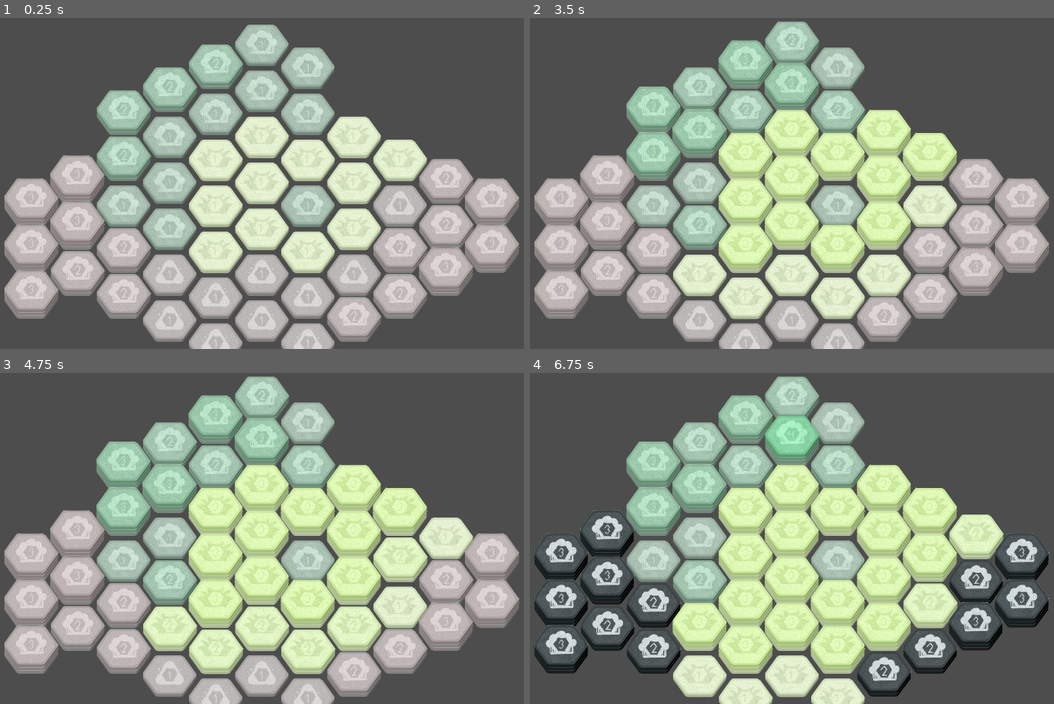
Above: before the commit, frames 1-4 (two rows, left to right).
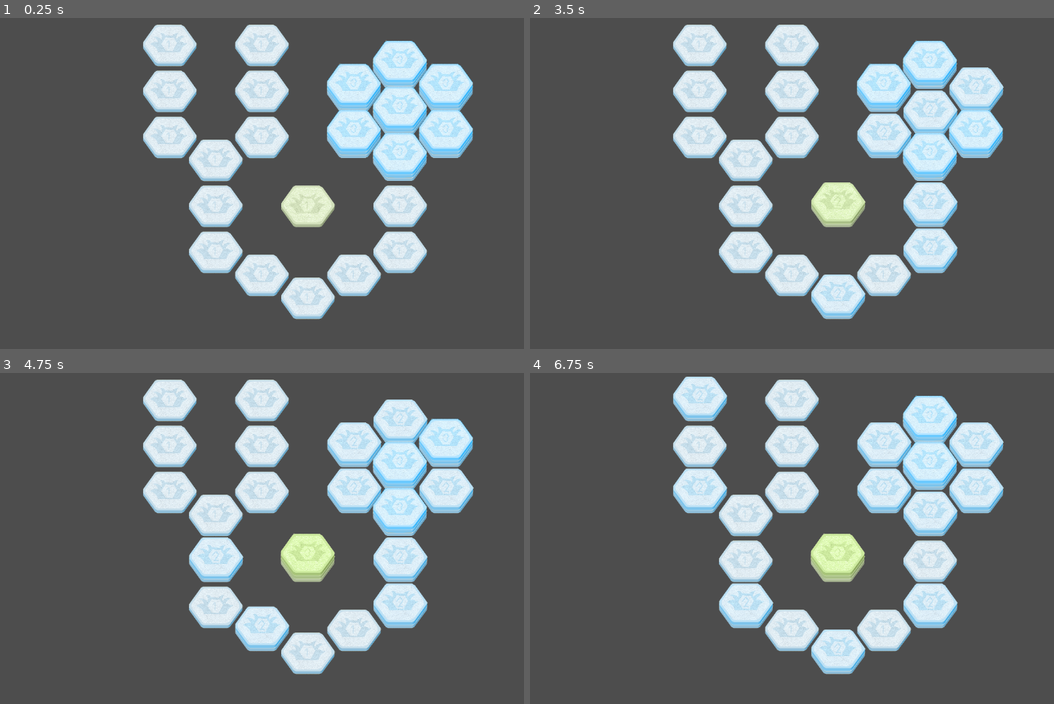
Above: after the commit, the same moments.

Repository: verityley/TheLastBeeastion
Game: Godot game, scene res://Scenes/Stages/World/world_map.tscn
Same seed, same stepped clock (60 frames per second), same inputs: the game is played once before the commit and once after it. The project has no main scene, so this scene is started directly.
Inputs (mouse positions are in pixels of both pictures, inside the frame that each line leads up to):
- Up to frame 1 (0.25 s): no input
- Up to frame 2 (3.5 s): tap Enter at 0.5, 2.75 s; move the mouse to (938, 166) at 0.52 s; tap Space (ProgressTurn) at 0.6, 1.25, 1.55, 2.1, 2.85 s; move the mouse to (687, 200) at 1.27 s; click (687, 200) at 1.35 s; move the mouse to (865, 110) at 2.02 s; move the mouse to (776, 249) at 2.77 s
- Up to frame 3 (4.75 s): move the mouse to (455, 588) at 3.52 s; press the mouse at (455, 588) at 3.53 s; tap Space (ProgressTurn) at 3.8, 4.25, 4.35 s; move the mouse to (99, 488) at 4.27 s; release the mouse at (99, 488) at 4.28 s
- Up to frame 4 (6.75 s): tap Enter at 5 s; move the mouse to (839, 538) at 5.02 s; tap Space (ProgressTurn) at 5.1, 6.05, 6.5, 6.6 s; move the mouse to (718, 455) at 5.77 s; click (718, 455) at 5.85 s; move the mouse to (938, 521) at 6.52 s

The runs differ from the first frame. In frame 1, 61% of the frame differs, in the area x 0-100%, y 2-100%; in frame 2, 65%; in frame 3, 65%, in the area x 0-100%, y 1-100%; in frame 4, 57%.

Commit message:
Water Simulation?!?

Diff:
--- a/Scenes/Stages/Autoloads/HexDatabase.tscn
+++ b/Scenes/Stages/Autoloads/HexDatabase.tscn
@@ -1,10 +1,11 @@
-[gd_scene load_steps=6 format=3 uid="uid://gowwh5dt3n6i"]
+[gd_scene load_steps=7 format=3 uid="uid://gowwh5dt3n6i"]
 
 [ext_resource type="Script" path="res://Scenes/Stages/Autoloads/HexDatabase.gd" id="1_bw4k7"]
 [ext_resource type="Resource" uid="uid://dv4l2rsudo0eb" path="res://Scripts/Resources/Tiles/Brush.tres" id="2_esdhl"]
 [ext_resource type="Resource" uid="uid://dsd8phi1rvkwl" path="res://Scripts/Resources/Tiles/Forest.tres" id="3_iv45n"]
 [ext_resource type="Resource" uid="uid://be278mkdcaghn" path="res://Scripts/Resources/Tiles/Ash.tres" id="4_5teru"]
 [ext_resource type="Resource" uid="uid://byi2x38dlb0wo" path="res://Scripts/Resources/Tiles/Stone.tres" id="5_37fra"]
+[ext_resource type="Resource" uid="uid://cdba7e06nccya" path="res://Scripts/Resources/Tiles/Water.tres" id="5_80twm"]
 
 [node name="HexDatabase" type="Node"]
 script = ExtResource("1_bw4k7")
@@ -17,5 +18,5 @@
 "Garden": null,
 "Hive": null,
 "Stone": ExtResource("5_37fra"),
-"Water": null
+"Water": ExtResource("5_80twm")
 }
--- a/Scenes/Stages/World/world_map.tscn
+++ b/Scenes/Stages/World/world_map.tscn
@@ -6,6 +6,7 @@
 [ext_resource type="Script" path="res://Scripts/Debug/debugMap.gd" id="2_jc8hh"]
 [ext_resource type="Resource" uid="uid://be278mkdcaghn" path="res://Scripts/Resources/Tiles/Ash.tres" id="3_0wvqc"]
 [ext_resource type="Resource" uid="uid://byi2x38dlb0wo" path="res://Scripts/Resources/Tiles/Stone.tres" id="4_i4tqr"]
+[ext_resource type="Resource" uid="uid://cdba7e06nccya" path="res://Scripts/Resources/Tiles/Water.tres" id="4_xs311"]
 
 [sub_resource type="TileSetAtlasSource" id="TileSetAtlasSource_h4knm"]
 texture = ExtResource("1_21n8k")
@@ -44,6 +45,7 @@
 0:4/0 = 0
 0:4/0/texture_origin = Vector2i(0, 40)
 0:4/0/custom_data_0 = 1
+0:4/0/custom_data_1 = ExtResource("4_xs311")
 0:5/0 = 0
 0:5/0/texture_origin = Vector2i(0, 40)
 0:5/0/custom_data_0 = 1
@@ -71,6 +73,7 @@
 2:4/0 = 0
 2:4/0/texture_origin = Vector2i(0, 40)
 2:4/0/custom_data_0 = 3
+2:4/0/custom_data_1 = ExtResource("4_xs311")
 2:3/0 = 0
 2:3/0/texture_origin = Vector2i(0, 40)
 2:3/0/custom_data_0 = 3
@@ -88,6 +91,7 @@
 1:4/0 = 0
 1:4/0/texture_origin = Vector2i(0, 40)
 1:4/0/custom_data_0 = 2
+1:4/0/custom_data_1 = ExtResource("4_xs311")
 1:5/0 = 0
 1:5/0/texture_origin = Vector2i(0, 40)
 1:5/0/custom_data_0 = 2
@@ -114,7 +118,7 @@
 tile_set = SubResource("TileSet_20swi")
 format = 2
 layer_0/y_sort_enabled = true
-layer_0/tile_data = PackedInt32Array(-1, 0, 0, -2, 0, 0, 65534, 0, 0, 65535, 0, 0, 0, 0, 1, -65536, 0, 0, -65537, 0, 0, -65535, 0, 0, 1, 0, 0, 65536, 0, 0, -65534, 0, 0, 2, 0, 3, 131071, 0, 3, -131071, 0, 0, 131070, 0, 0, -3, 0, 1, 65533, 0, 1, -65539, 0, 1, -65538, 0, 1, -131073, 0, 1, -131072, 0, 1, -196608, 0, 1, -196609, 0, 1, -131074, 65536, 1, -131075, 65536, 1, -4, 65536, 1, 65532, 0, 1, -65540, 65536, 1, 196606, 0, 3, 131072, 0, 3, 65537, 0, 3, 65538, 65536, 3, -65533, 65536, 3, 196607, 0, 3, 3, 65536, 3, 131074, 65536, 3, 131073, 65536, 3, 196608, 0, 3, 65539, 131072, 3, 4, 131072, 3, 65540, 131072, 3, 262142, 0, 3, 196605, 0, 3, 131069, 0, 3, 131068, 65536, 3, 196604, 65536, 3, 131067, 65536, 3, 65531, 131072, 3, 196602, 131072, 3, 131066, 131072, 3, 65530, 131072, 3, -5, 131072, 3)
+layer_0/tile_data = PackedInt32Array(0, 0, 0, 65538, 0, 4, -65534, 131072, 4, 2, 0, 4, 65537, 0, 4, 131072, 0, 4, 131071, 0, 4, 131070, 0, 4, 65534, 0, 4, -2, 0, 4, -65537, 0, 4, -65539, 0, 4, -131075, 0, 4, -131073, 0, 4, -196609, 0, 4, -196611, 0, 4, -131070, 131072, 4, -131069, 131072, 4, -131071, 131072, 4, -196607, 131072, 4, -196606, 131072, 4, -196605, 131072, 4)
 script = ExtResource("2_jc8hh")
 
 [node name="Camera2D" type="Camera2D" parent="."]
--- a/Scripts/Board/Hex.gd
+++ b/Scripts/Board/Hex.gd
@@ -8,3 +8,4 @@
 var entityOnTile:Entity #Used for worker bees, specialists, or threats like sparks and enemies
 var counter:int #Used for turn timers and slower growths
 var topper:Sprite2D
+var flowTile
--- a/Scripts/Board/TileRuleset.gd
+++ b/Scripts/Board/TileRuleset.gd
@@ -12,14 +12,10 @@
 @export_category("Tile Tags") #These are tags don't do anything on their own, they're used for trigger checks by tiles
 @export var tagsDatabase:Dictionary
 
-@export_category("Interaction Rules") #These are the fields to input triggers, and which tiles or tags fit them.
+@export_category("Interaction Extras") #These are the fields to input triggers, and which tiles or tags fit them.
 #Unsure how to organize this yet, to make sure it calls the right functions if tiles or inputs are present
 #This may also be where resources are instead extended into subresources
-@export var trigTile:TileRuleset #if null, skip tile type triggers
-@export var trigTag:String #if null, skip tag type triggers
-@export var trigTurns:int #How many turns to countdown from. if null, skip time triggers
 @export var trigFlowTile:Vector2i #The coords of the tile that affected this one. Used for Water and Magma.
-@export var trigWorker:Entity
 
 
 func UpdateHex(map:WorldMap, coords:Vector2i):
--- /dev/null
+++ b/Scripts/Board/WaterRules.gd
@@ -0,0 +1,77 @@
+extends TileRuleset
+class_name WaterRules
+
+func UpdateHex(map:WorldMap, coords:Vector2i):
+	var neighbors = map.GetAllAdjacent(coords)
+
+	while neighbors.size() > 0:
+		prints(coords, neighbors)
+		var RNG = RandomNumberGenerator.new().randi_range(0, neighbors.size()-1)
+		var currentTile = neighbors.pop_at(RNG)
+		print("Flow: ", map.hexDatabase[currentTile].flowTile)
+		if !TileTrig(map, currentTile, HexTypes.type["Water"]) and !TagTrig(map, currentTile, "Damp"):
+			print("Removing non-water, non-damp tile at ", currentTile)
+			continue
+		if !CompareTrig(map, coords, currentTile, false):
+			print("Removing equal or higher tiles at ", currentTile)
+			continue
+		if map.hexDatabase[coords].flowTile != null:
+			if map.hexDatabase[coords].flowTile == currentTile:
+				print("Removing Flow Tile")
+				continue
+
+		print("After: ", neighbors)
+		print(currentTile)
+		map.ChangeStack(coords, -1)
+		map.ChangeStack(currentTile, 1)
+		map.hexDatabase[currentTile].flowTile = coords
+
+		map.updateOrder.erase(currentTile)
+		return
+	print("Loop Broke, no tile to flow to.")
+	#var neighbors = map.GetAllAdjacent(coords)
+	#var filteredNeighbors:Array = neighbors.duplicate()
+	#if map.hexDatabase[coords].flowTile == Vector2i(0,0) and map.hexDatabase[coords].stackCount == 1:
+		#return
+	#print(coords, " -> Coming from ", map.hexDatabase[coords].flowTile)
+	#print("Before: ", filteredNeighbors)
+	#for tile in filteredNeighbors: #Narrow down to only water or damp, and only smaller unblocked stacks
+		#if map.hexDatabase.has(tile):
+			#if map.hexDatabase[coords].flowTile == tile:
+				#print("Removing flow tile at ", tile)
+				#filteredNeighbors.erase(tile)
+				#continue
+			#if !TileTrig(map, tile, HexTypes.type["Water"]) and !TagTrig(map, tile, "Damp"):
+				#print("Removing non-water, non-damp tile at ", tile)
+				#filteredNeighbors.erase(tile)
+				#continue
+			#if TagTrig(map, tile, "Blocked"):
+				#print("Removing blocked tile at ", tile)
+				#filteredNeighbors.erase(tile)
+				#continue
+			#if CompareTrig(map, coords, tile, true):
+				#print("Removing equal or higher tiles at ", tile)
+				#filteredNeighbors.erase(tile)
+				#continue
+			#if map.hexDatabase[coords].stackCount == map.hexDatabase[tile].stackCount:
+				#print("Removing equal tiles at ", tile)
+				#filteredNeighbors.erase(tile)
+				#continue
+		#else:
+			#filteredNeighbors.erase(tile)
+	#print("After: ", filteredNeighbors)
+	#if filteredNeighbors.size() <= 0:
+		#print("No valid tiles to flow towards.")
+		#return
+	#print(filteredNeighbors.size()-1)
+	#print(filteredNeighbors)
+	#var RNG = RandomNumberGenerator.new().randi_range(0, filteredNeighbors.size()-1)
+	#var RNGtile = filteredNeighbors[RNG]
+	#if map.hexDatabase.has(RNGtile):
+		#print("My Stacks:", map.hexDatabase[coords].stackCount)
+		#print("Target Stacks:", map.hexDatabase[RNGtile].stackCount)
+		#map.ChangeStack(coords, -1)
+		#map.ChangeStack(RNGtile, 1)
+		#map.hexDatabase[RNGtile].flowTile = coords
+		#map.updateOrder.erase(RNGtile)
+		#print("Flowing towards ", RNGtile)
--- a/Scripts/Board/WorldMap.gd
+++ b/Scripts/Board/WorldMap.gd
@@ -2,7 +2,7 @@
 class_name WorldMap
 
 var hexDatabase:Dictionary
-var worldSize:int = 8 #current "stage/max map size in rings from center
+var worldSize:int = 10 #current "stage/max map size in rings from center
 
 var updateOrder:Array[Vector2i] #Add tile coords to this array to add them to the update queue
 #Use Array.has() to make sure it isnt added twice
@@ -11,8 +11,11 @@
 	var worldHexes:Array[Vector2i] = GetAllHexes(worldSize)
 
 	for tile in worldHexes:
+		var hexData:TileData = get_cell_tile_data(0, tile)
+		if hexData == null:
+			worldHexes.erase(tile)
+			print("No Cell")
 		var newHex:Hex = Hex.new()
-		var hexData:TileData = get_cell_tile_data(0, tile)
 		newHex.gridCoords = tile
 		newHex.tileType = hexData.get_custom_data("Tile Ruleset")
 		newHex.stackCount = hexData.get_custom_data("Stack Count")
@@ -47,7 +50,7 @@
 	while targetCoords != neighborCoords:
 		direction += 1
 		neighborCoords = GetAdjacent(coords, direction)
-		print("Direction Index: ", direction)
+		#print("Direction Index: ", direction)
 	return direction
 
 func GetAdjacent(coords:Vector2i, directionIndex:int) -> Vector2i:
@@ -68,12 +71,19 @@
 
 func GetAllAdjacent(coords:Vector2i) -> Array:
 	var neighbors:Array[Vector2i]
-	neighbors.append(get_neighbor_cell(coords, TileSet.CELL_NEIGHBOR_TOP_SIDE))
-	neighbors.append(get_neighbor_cell(coords, TileSet.CELL_NEIGHBOR_TOP_RIGHT_SIDE))
-	neighbors.append(get_neighbor_cell(coords, TileSet.CELL_NEIGHBOR_BOTTOM_RIGHT_SIDE))
-	neighbors.append(get_neighbor_cell(coords, TileSet.CELL_NEIGHBOR_BOTTOM_SIDE))
-	neighbors.append(get_neighbor_cell(coords, TileSet.CELL_NEIGHBOR_BOTTOM_LEFT_SIDE))
-	neighbors.append(get_neighbor_cell(coords, TileSet.CELL_NEIGHBOR_TOP_LEFT_SIDE))
+	var TS = get_neighbor_cell(coords, TileSet.CELL_NEIGHBOR_TOP_SIDE)
+	if get_cell_tile_data(0, TS) != null:		neighbors.append(TS)
+	var TRS = get_neighbor_cell(coords, TileSet.CELL_NEIGHBOR_TOP_RIGHT_SIDE)
+	if get_cell_tile_data(0, TRS) != null:		neighbors.append(TRS)
+	var BRS = get_neighbor_cell(coords, TileSet.CELL_NEIGHBOR_BOTTOM_RIGHT_SIDE)
+	if get_cell_tile_data(0, BRS) != null:		neighbors.append(BRS)
+	var BS = get_neighbor_cell(coords, TileSet.CELL_NEIGHBOR_BOTTOM_SIDE)
+	if get_cell_tile_data(0, BS) != null:		neighbors.append(BS)
+	var BLS = get_neighbor_cell(coords, TileSet.CELL_NEIGHBOR_BOTTOM_LEFT_SIDE)
+	if get_cell_tile_data(0, BLS) != null:		neighbors.append(BLS)
+	var TLS = get_neighbor_cell(coords, TileSet.CELL_NEIGHBOR_TOP_LEFT_SIDE)
+	if get_cell_tile_data(0, TLS) != null:		neighbors.append(TLS)
+	#print(neighbors)
 	return neighbors
 
 func GetAllHexes(mapSize:int) -> Array:
--- a/Scripts/Debug/debugMap.gd
+++ b/Scripts/Debug/debugMap.gd
@@ -38,13 +38,13 @@
 				##prints(tile, hexDatabase[tile].tileType.name)
 
 	if Input.is_action_just_pressed("ProgressTurn"):
-		if $Timer.is_stopped():
-			$Timer.start()
-			print("Timer Started")
-		else:
-			$Timer.stop()
+		#if $Timer.is_stopped():
+			#$Timer.start()
+			#print("Timer Started")
+		#else:
+			#$Timer.stop()
 
-
+		WorldTurn()
 
 
 func _on_timer_timeout():
--- /dev/null
+++ b/Scripts/Resources/Tiles/Water.tres
@@ -0,0 +1,20 @@
+[gd_resource type="Resource" script_class="WaterRules" load_steps=2 format=3 uid="uid://cdba7e06nccya"]
+
+[ext_resource type="Script" path="res://Scripts/Board/WaterRules.gd" id="1_4764f"]
+
+[resource]
+script = ExtResource("1_4764f")
+name = "Water"
+tileIndex = Vector2i(0, 4)
+stackMax = 3
+counterStart = -1
+soundScale = []
+tagsDatabase = {
+"Blocked": false,
+"Damp": true,
+"Fertile": false,
+"Flammable": false,
+"Irreplacable": false,
+"Open": false
+}
+trigFlowTile = Vector2i(0, 0)
Not shown: 1 places in Scenes/Stages/World/world_map.tscn that only renumber resources
